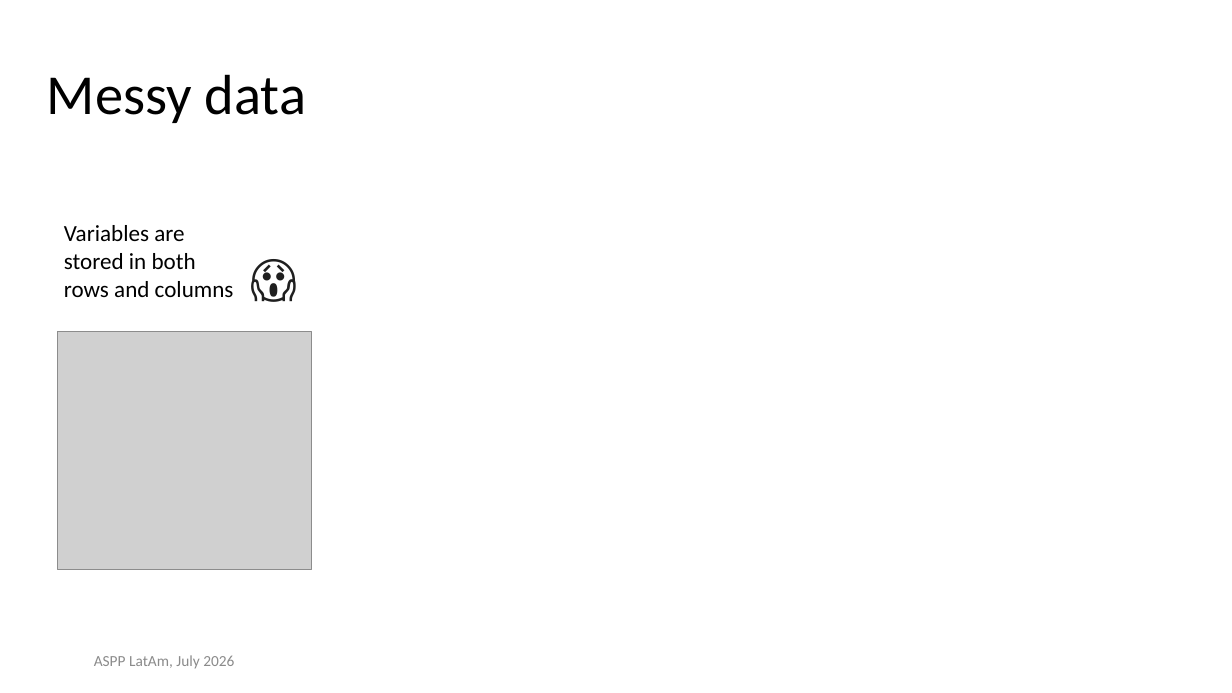
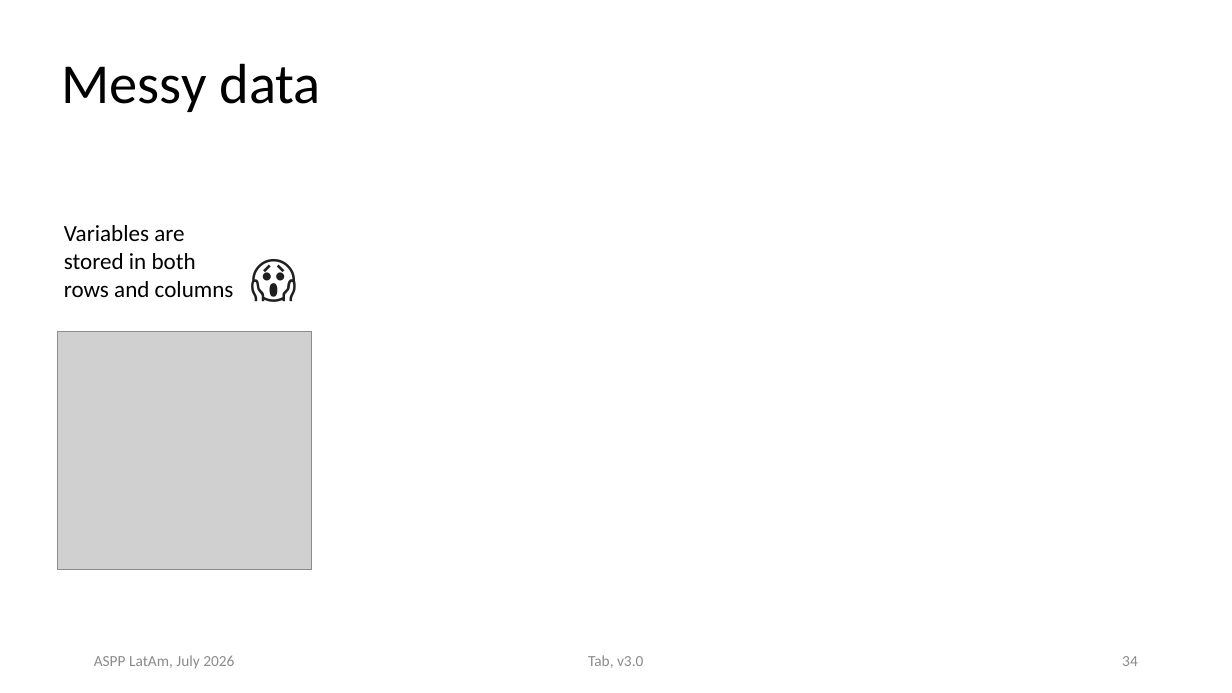
Before and after one commit to ASPP/data_class, a slide deck: slide 34 of tabular_data.pptx (slide 25 before the commit). Drawn at 1232x693 pixels with LibreOffice and Linux fonts; fonts in the diff are those of the drawing; grey boxes stand for pictures. Boxes give left, top, right and bottom in pixels: in the first picture for what was removed or moved away, otherwise in the second. Text is boxed around its words. In the diff, an @@ line names an element or a change of style, - is before the commit and + after.

```diff
--- a/tabular_data.pptx
+++ b/tabular_data.pptx
@@ title "Messy data": place and size @@
-title "Messy data" at [47,74,306,123]
+title "Messy data" at [62,63,320,112]
@@ text added at [588,655,643,668], 12 pt, text #8B8B8B @@
+Tab, v3.0
@@ page number added at [1122,656,1138,666], 12 pt, text #8B8B8B @@
+34
```
Also in this commit, not shown: 66 other slides changed, 17 slides added, 3 slides removed, 21 other files.
